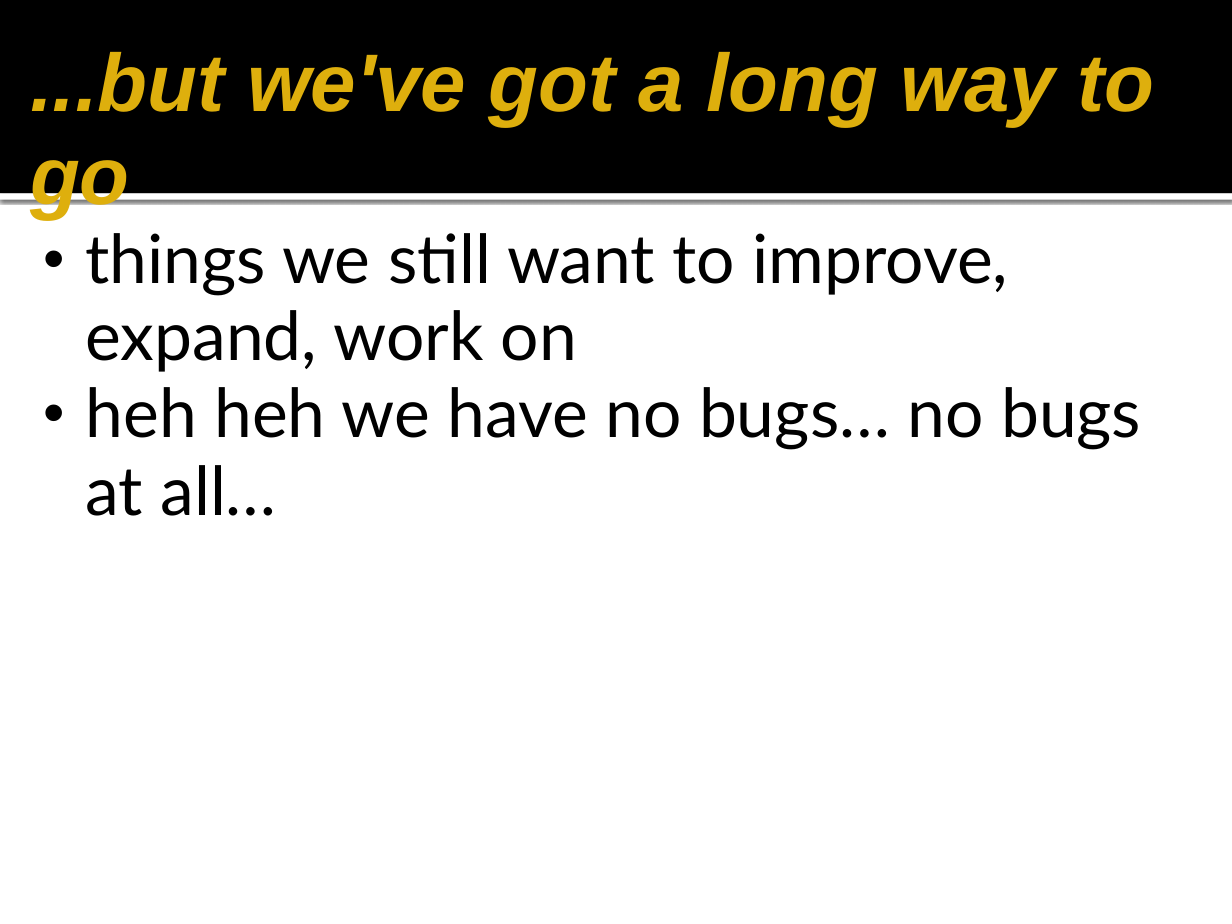
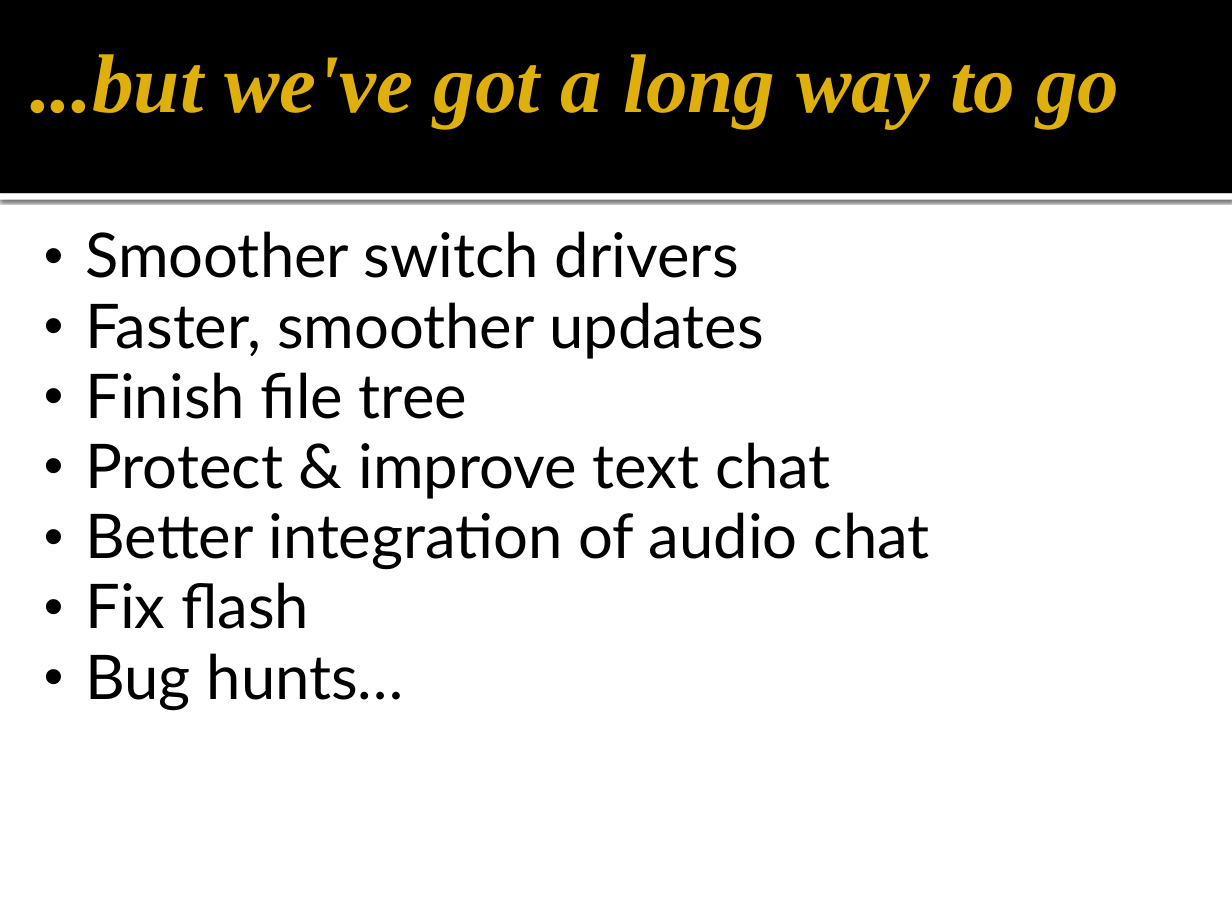
Before and after one commit to gmarcotte/teamceg, a slide deck: slide 15 of pear/submission_materials/PairgrammingDemo.pptx. Drawn at 1232x924 pixels with LibreOffice and Linux fonts; fonts in the diff are those of the drawing; background and template pictures are left out. Boxes give left, top, right and bottom in pixels: in the first picture for what was removed or moved away, otherwise in the second. Text is boxed around its words. In the diff, an @@ line names an element or a change of style, - is before the commit and + after.

```diff
--- a/pear/submission_materials/PairgrammingDemo.pptx
+++ b/pear/submission_materials/PairgrammingDemo.pptx
@@ title "...but we've got a long ..." at bbox=[30, 54, 1119, 128]: size 53 to 54 pt, font Arial to Times New Roman @@
@@ text at bbox=[85, 231, 930, 710]: text changed; size 44 to 40 pt @@
-  • things we still want to improve, expand, work on
-  • heh heh we have no bugs… no bugs at all…
+  • Smoother switch drivers
+  • Faster, smoother updates
+  • Finish file tree
+  • Protect & improve text chat
+  • Better integration of audio chat
+  • Fix flash
+  • Bug hunts…
```
Also in this commit, not shown: 7 other slides changed, 1 slide added, 1 slide removed.
